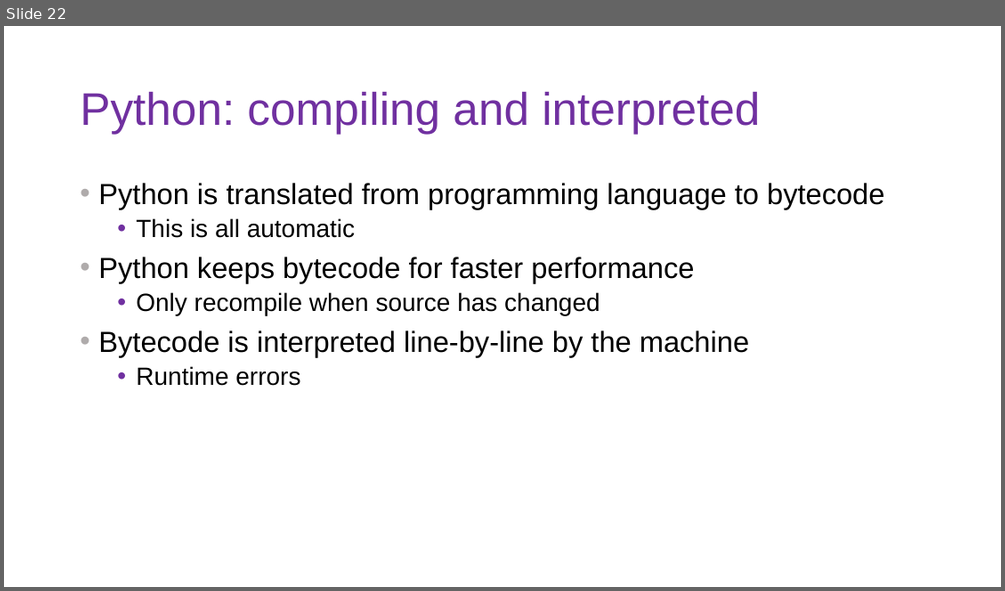
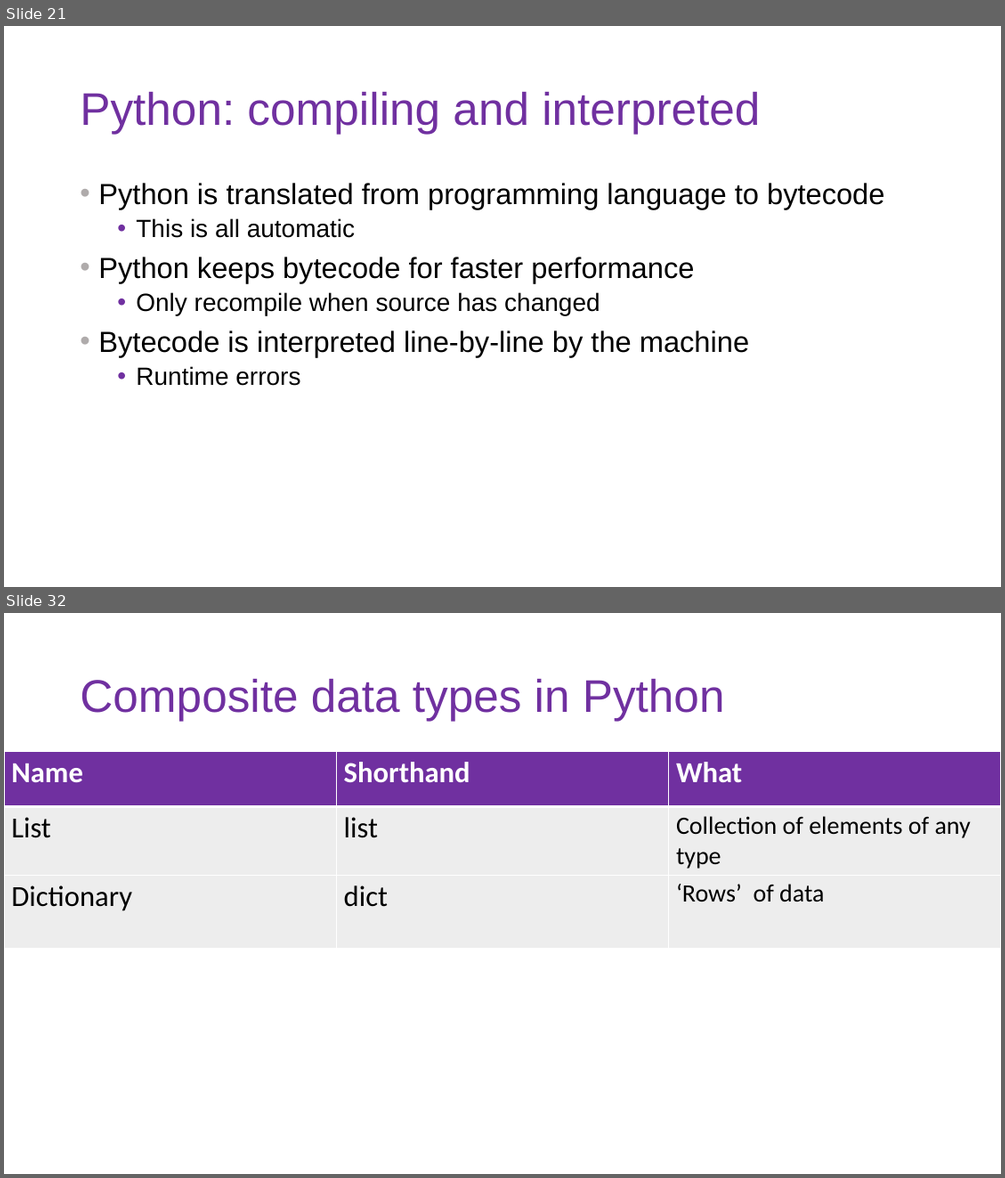
Before and after one commit to DoriMG/SN_python_course, a slide deck: lectures/1_intro_cs.pptx. Shown one above the other, each under a label of ours: slide 22 before the commit, slides 21 and 32 after it; the slides between them are not shown. The pictures are 1005x591 and 1005x1178 pixels, drawn with LibreOffice and Linux fonts; fonts in the diff are those of the drawing. Boxes give left, top, right and bottom in pixels: in the first picture for what was removed or moved away, otherwise in the second. Text is boxed around its words. In the diff, an @@ line names an element or a change of style, - is before the commit and + after.

```diff
--- a/lectures/1_intro_cs.pptx
+++ b/lectures/1_intro_cs.pptx
@@ slide 32 added at bbox=[4, 613, 1001, 1174], background #FFFFFF @@
@@ title added at bbox=[80, 679, 725, 721], 44 pt, text #7030A0 @@
+Composite data types in Python
@@ table added at bbox=[4, 751, 1000, 948], 3 rows, 3 columns @@
+Name | Shorthand | What
+List | list | Collection of elements of any type
+Dictionary | dict | ‘Rows’ of data
@@ what was slide 22 is now slide 21 @@
```
Also in this commit, not shown: 11 other slides added, 6 slides removed, 40 other files.
